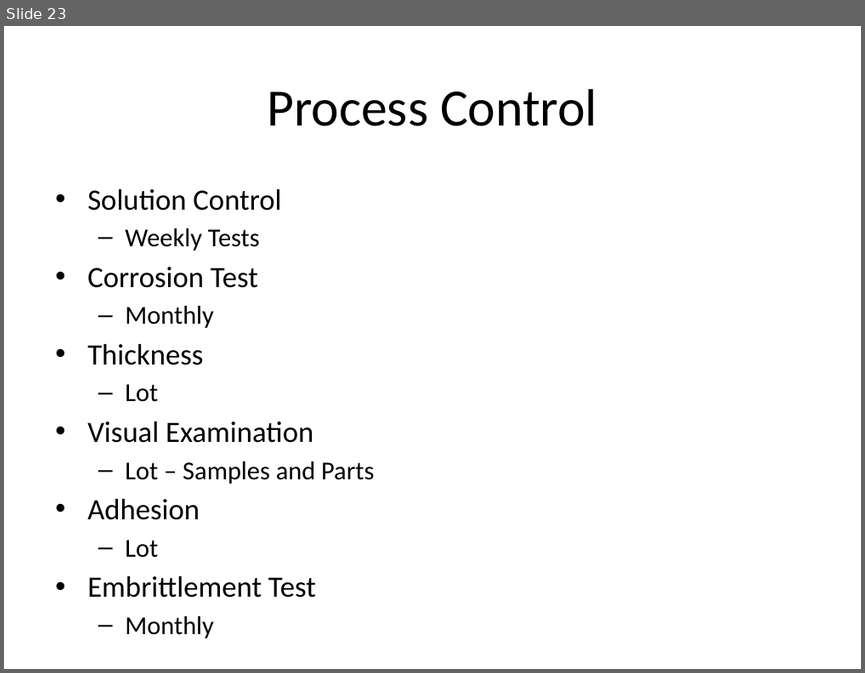
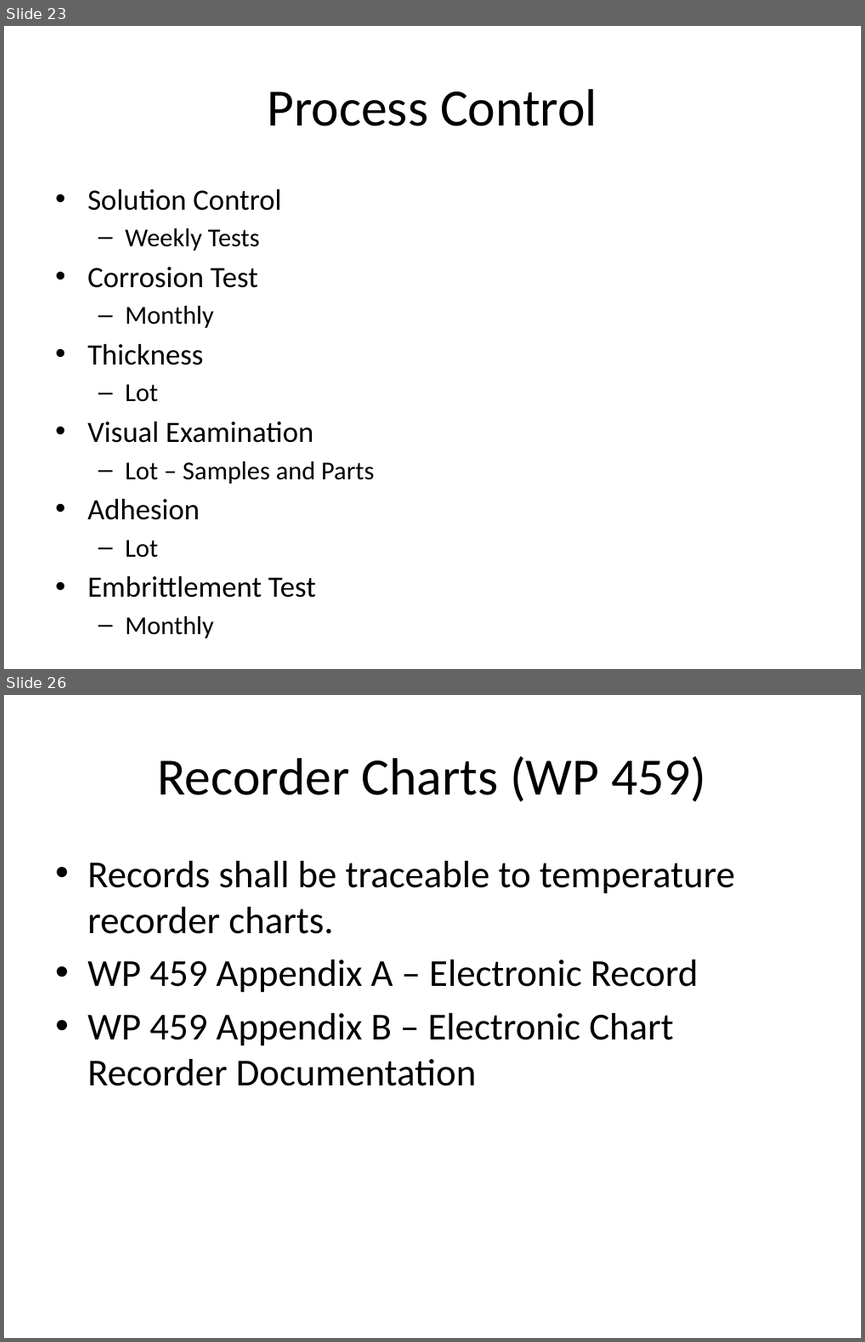
Before and after one commit to hggumich/training, a slide deck: Cad Plating.pptx. Shown one above the other, each under a label of ours: slide 23 before the commit, slides 23 and 26 after it; the slides between them are not shown. The pictures are 865x673 and 865x1342 pixels, drawn with LibreOffice and Linux fonts; fonts in the diff are those of the drawing. Boxes give left, top, right and bottom in pixels: in the first picture for what was removed or moved away, otherwise in the second. Text is boxed around its words. In the diff, an @@ line names an element or a change of style, - is before the commit and + after.

```diff
--- a/Cad Plating.pptx
+++ b/Cad Plating.pptx
@@ slide 26 added at <box>4,695,861,1338</box>, background #FFFFFF @@
@@ title added at <box>157,756,706,802</box>, 44 pt, text #000000 @@
+Recorder Charts (WP 459)
@@ text added at <box>87,861,735,1086</box>, 32 pt, text #000000 @@
+• Records shall be traceable to temperature recorder charts.
+• WP 459 Appendix A – Electronic Record
+• WP 459 Appendix B – Electronic Chart Recorder Documentation
```
Also in this commit, not shown: 2 slides changed, 1 other slide added.
